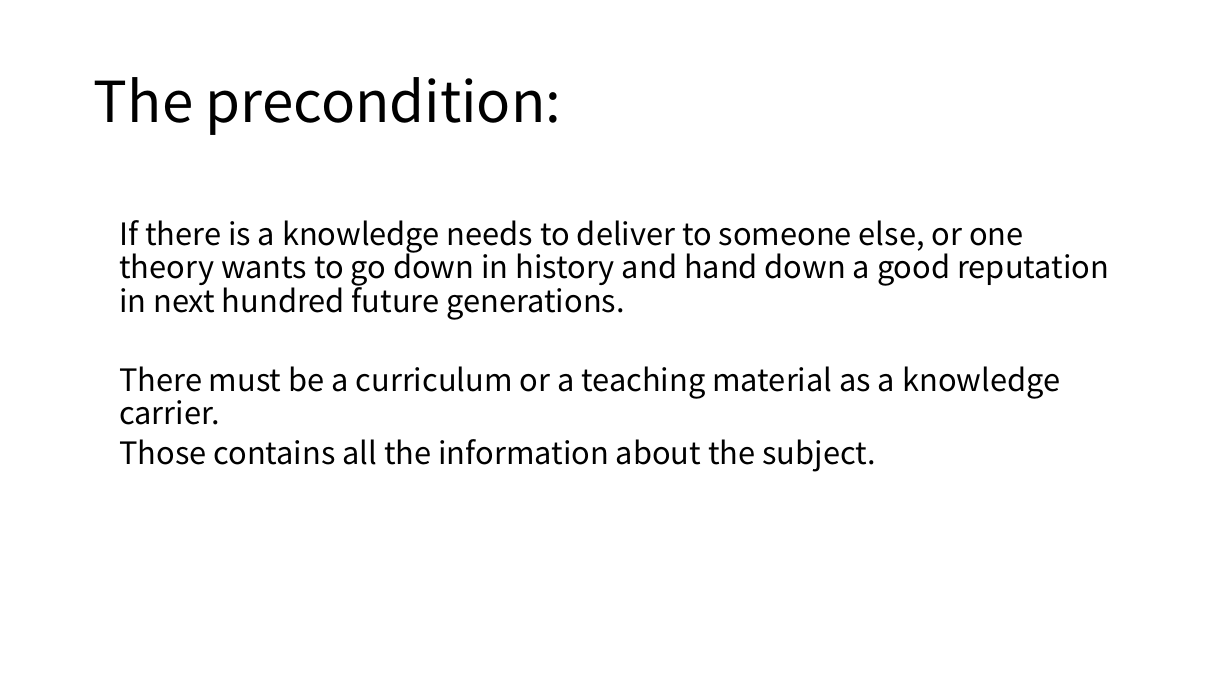
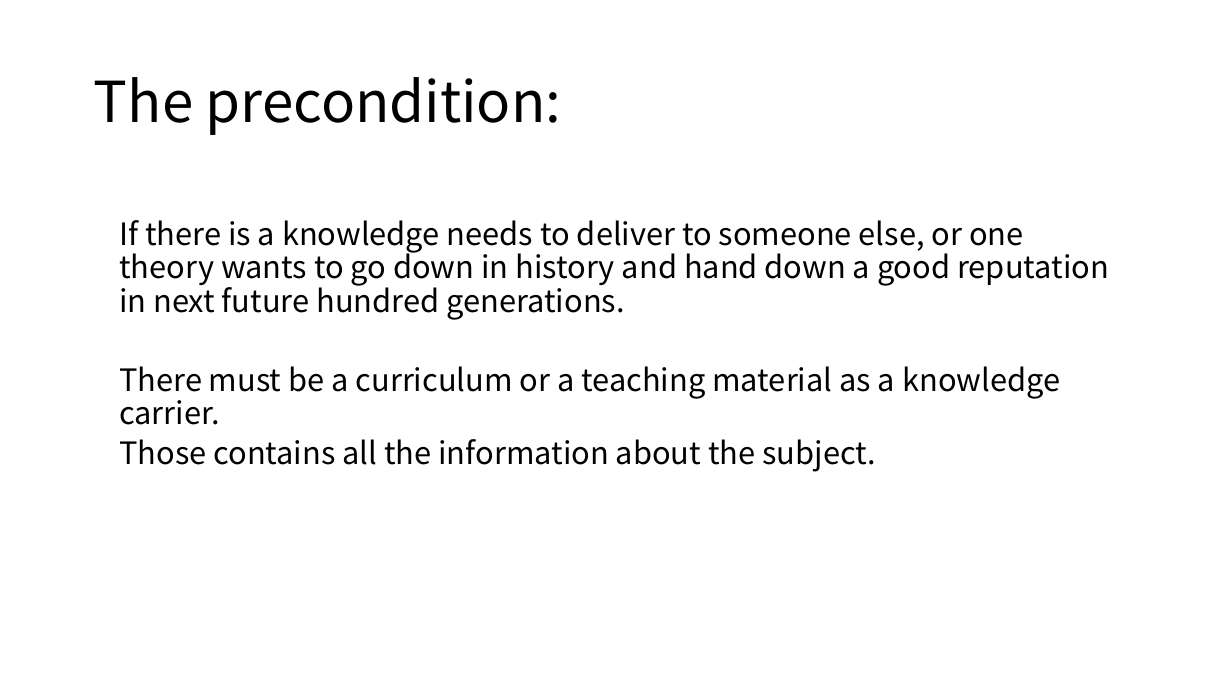
Before and after one commit to zicheng-pan/python-requestforlagou, a slide deck: slide 8 of New Microsoft PowerPoint 演示文稿.pptx (slide 7 before the commit). Drawn at 1232x693 pixels with LibreOffice and Linux fonts; fonts in the diff are those of the drawing. Boxes give left, top, right and bottom in pixels: in the first picture for what was removed or moved away, otherwise in the second. Text is boxed around its words. In the diff, an @@ line names an element or a change of style, - is before the commit and + after.

```diff
--- a/New Microsoft PowerPoint 演示文稿.pptx
+++ b/New Microsoft PowerPoint 演示文稿.pptx
@@ text at box(119, 220, 1109, 320): text changed @@
-  If there is a knowledge needs to deliver to someone else, or one theory wants to go down in history and hand down a good reputation in next hundred future generations.
+  If there is a knowledge needs to deliver to someone else, or one theory wants to go down in history and hand down a good reputation in next future hundred generations.
```
Also in this commit, not shown: 5 other slides changed, 2 slides added.
